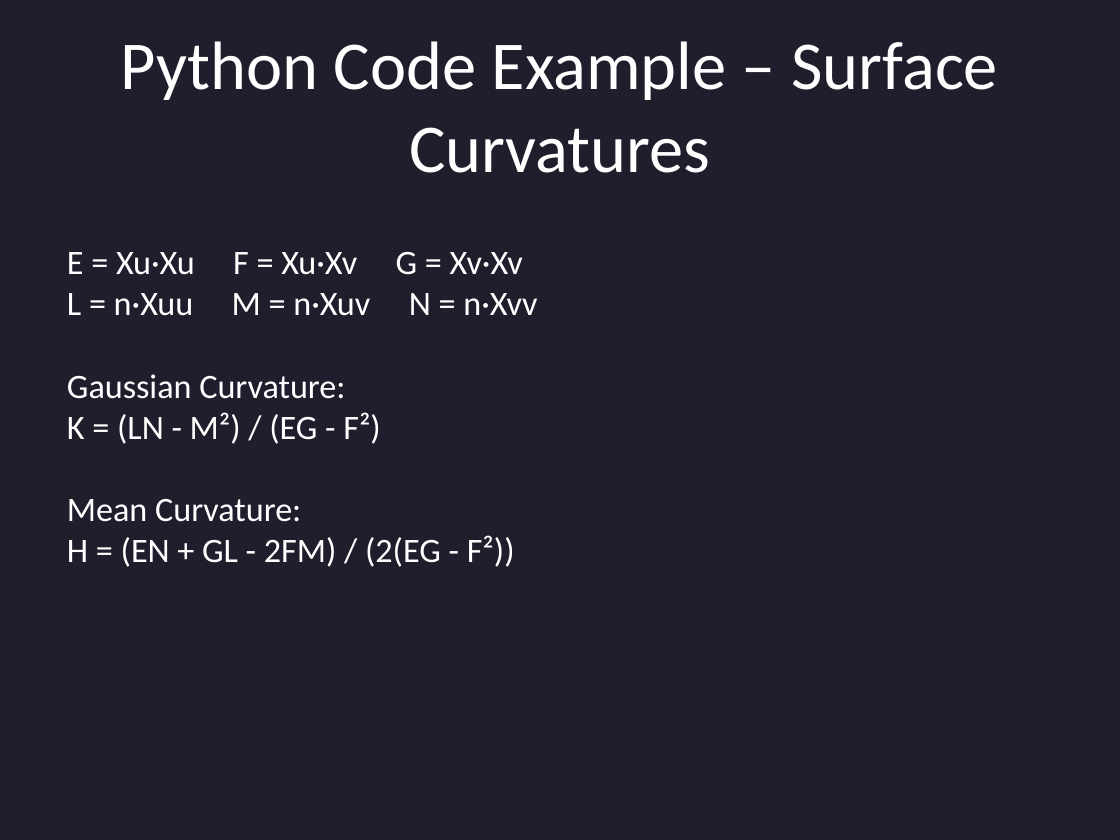
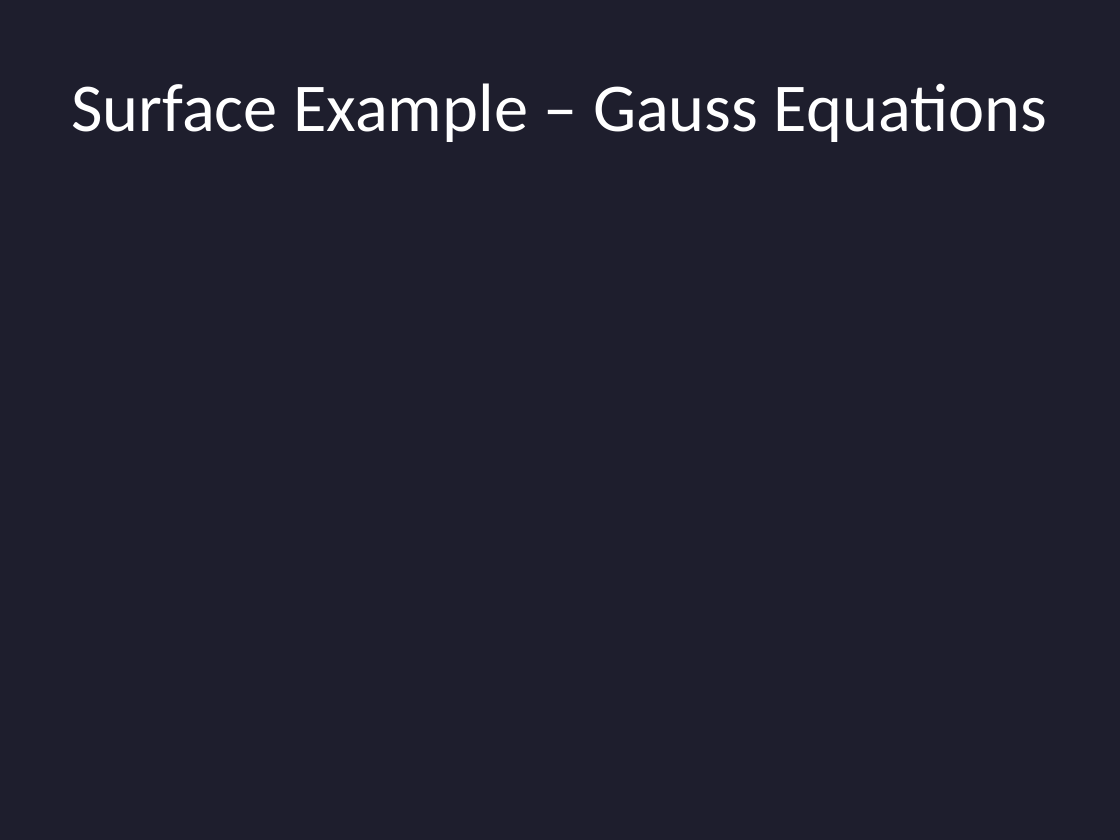
Before and after one commit to Ashwin-180803/MATH348-Project, a slide deck: slide 6 of Final_Curves_and_Surfaces_FullEdition.pptx (slide 5 before the commit). Drawn at 1120x840 pixels with LibreOffice and Linux fonts; fonts in the diff are those of the drawing. Boxes give left, top, right and bottom in pixels: in the first picture for what was removed or moved away, otherwise in the second. Text is boxed around its words. In the diff, an @@ line names an element or a change of style, - is before the commit and + after.

```diff
--- a/Final_Curves_and_Surfaces_FullEdition.pptx
+++ b/Final_Curves_and_Surfaces_FullEdition.pptx
@@ title at (71, 83, 1047, 142): text changed @@
-Python Code Example – Surface Curvatures
+Surface Example – Gauss Equations
@@ text removed at (67, 252, 537, 567) @@
-E = Xu·Xu F = Xu·Xv G = Xv·Xv
-L = n·Xuu M = n·Xuv N = n·Xvv
-Gaussian Curvature:
-K = (LN - M²) / (EG - F²)
-Mean Curvature:
-H = (EN + GL - 2FM) / (2(EG - F²))
```
Also in this commit, not shown: 5 other slides changed, 1 slide added, 12 slides removed, 3 other files.
